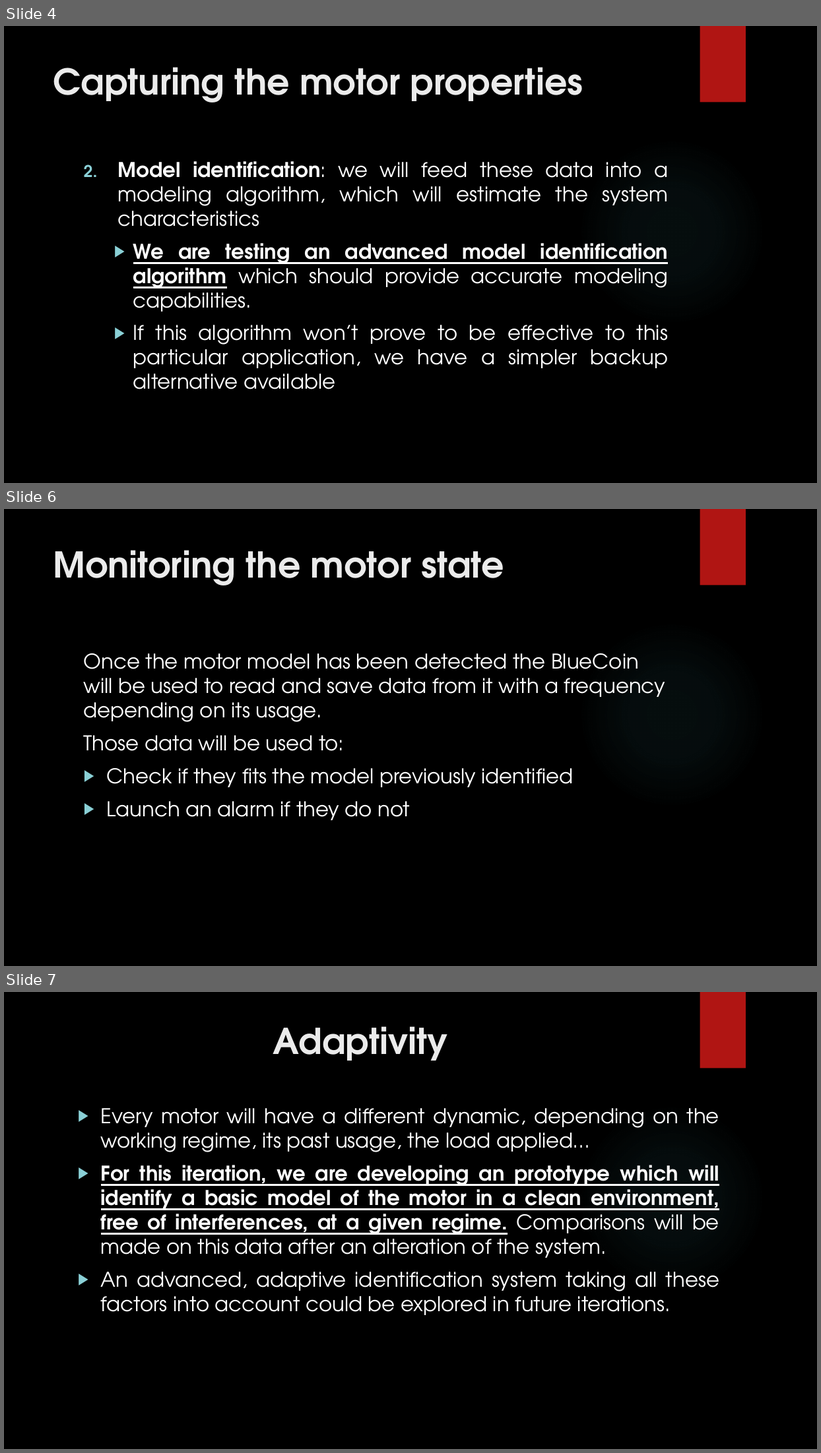
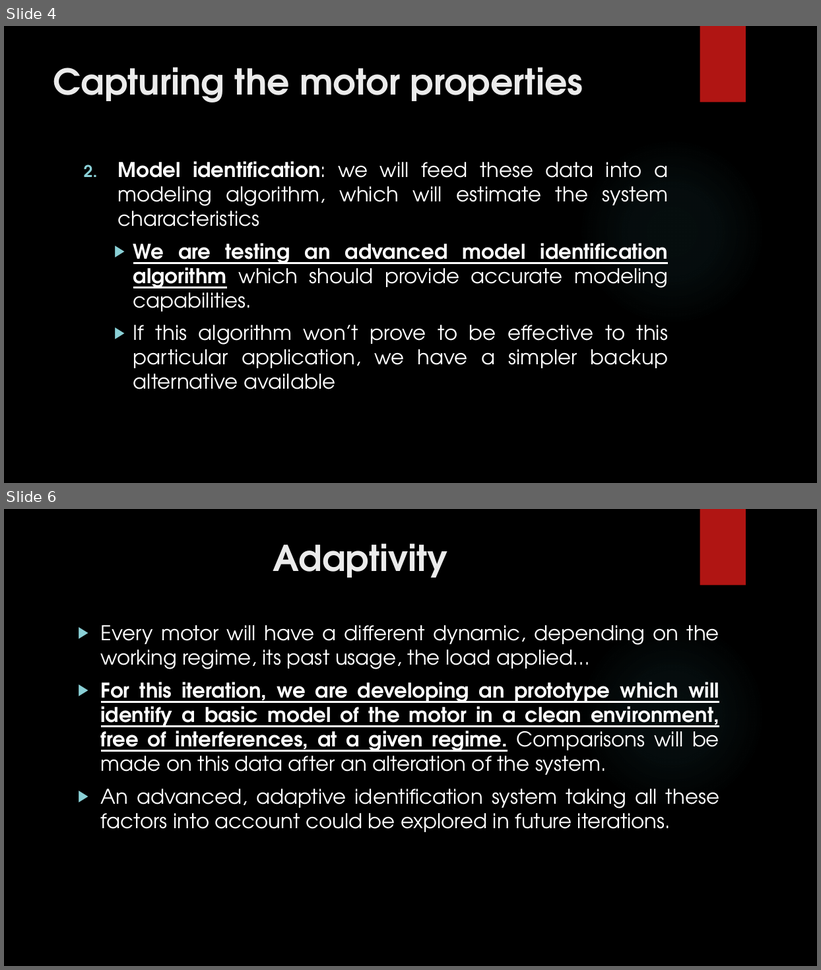
Before and after one commit to urzino/FanMonitoringBlueCoin, a slide deck: Pervasive_presentation_Milestone1_group8_lele.pptx. Shown one above the other, each under a label of ours: slides 4, 6 and 7 before the commit, slides 4 and 6 after it; the slides between them are not shown. The pictures are 821x1453 and 821x970 pixels, drawn with LibreOffice and Linux fonts; fonts in the diff are those of the drawing; background and template pictures are left out. Boxes give left, top, right and bottom in pixels: in the first picture for what was removed or moved away, otherwise in the second. Text is boxed around its words. In the diff, an @@ line names an element or a change of style, - is before the commit and + after.

```diff
--- a/Pervasive_presentation_Milestone1_group8_lele.pptx
+++ b/Pervasive_presentation_Milestone1_group8_lele.pptx
@@ slide 6 removed at (x1=4, y1=509, x2=817, y2=966), background picture (left out); not listed: 2 template elements that a slide beside it also shows @@
@@ title removed at (x1=54, y1=550, x2=504, y2=586) @@
-Monitoring the motor state
@@ text removed at (x1=84, y1=654, x2=666, y2=821) @@
-Once the motor model has been detected the BlueCoin will be used to read and save data from it with a frequency depending on its usage.
-Those data will be used to:
-▶ Check if they fits the model previously identified
-▶ Launch an alarm if they do not
@@ what was slide 7 is now slide 6 @@
```
Also in this commit, not shown: 1 slide changed.
